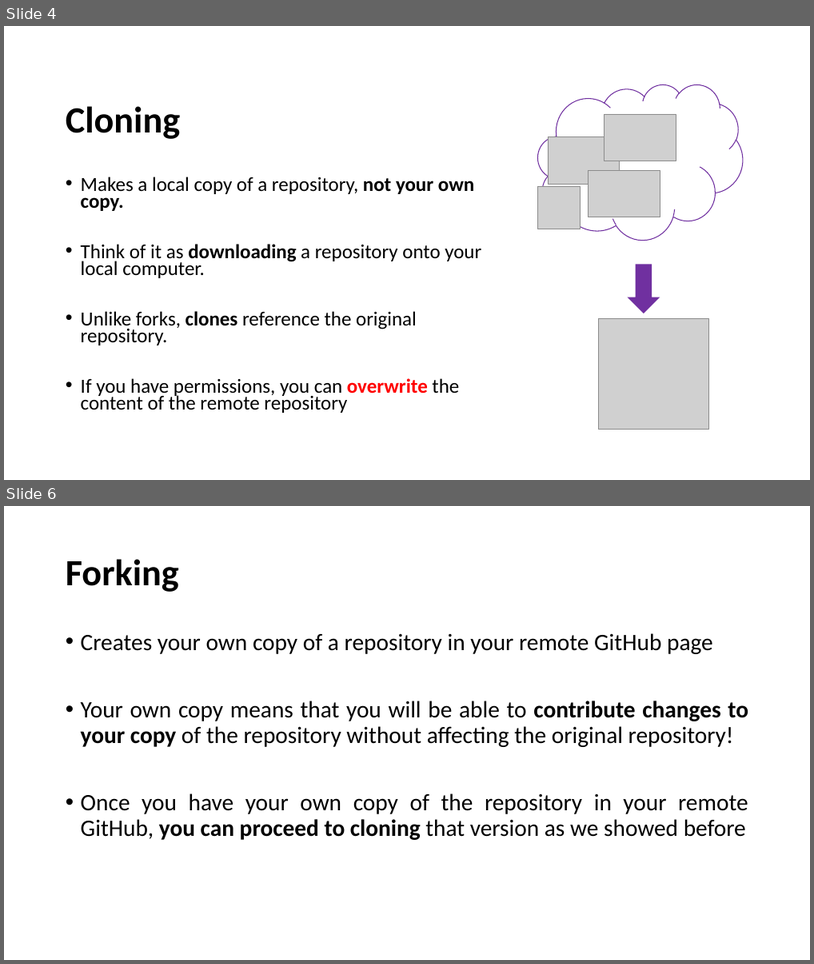
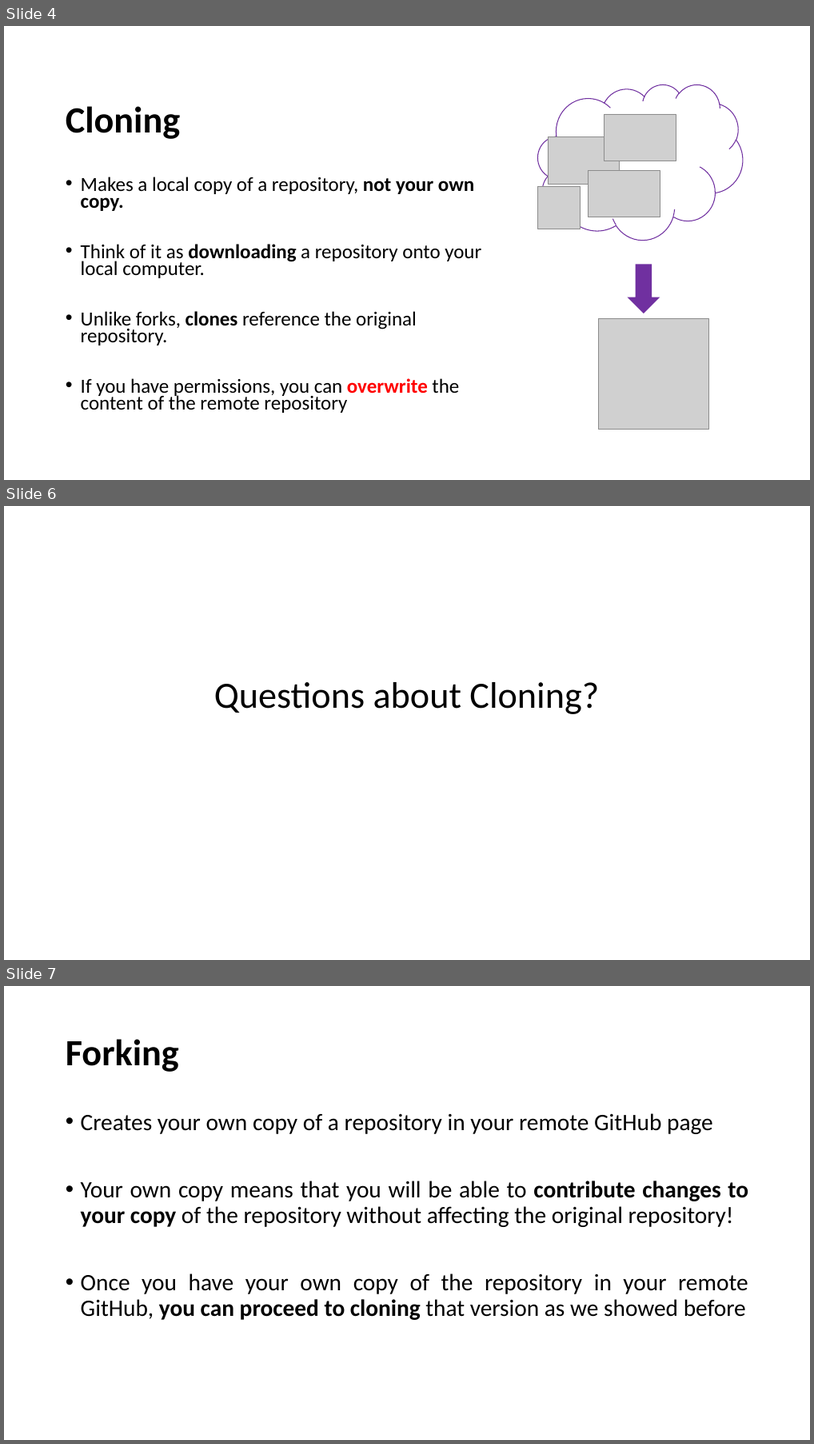
Before and after one commit to yoonpk147/qtm151_fall_2023, a slide deck: lecture_01/Lecture-GithubReview.pptx. Shown one above the other, each under a label of ours: slides 4 and 6 before the commit, slides 4, 6 and 7 after it; the slides between them are not shown. The pictures are 814x964 and 814x1444 pixels, drawn with LibreOffice and Linux fonts; fonts in the diff are those of the drawing; grey boxes stand for pictures. Boxes give left, top, right and bottom in pixels: in the first picture for what was removed or moved away, otherwise in the second. Text is boxed around its words. In the diff, an @@ line names an element or a change of style, - is before the commit and + after.

```diff
--- a/lecture_01/Lecture-GithubReview.pptx
+++ b/lecture_01/Lecture-GithubReview.pptx
@@ slide 6 added at [4,506,810,960], background #FFFFFF @@
@@ title added at [214,682,599,714], 44 pt, text #000000 @@
+Questions about Cloning?
@@ what was slide 6 is now slide 7 @@
```
Also in this commit, not shown: 4 slides changed.
